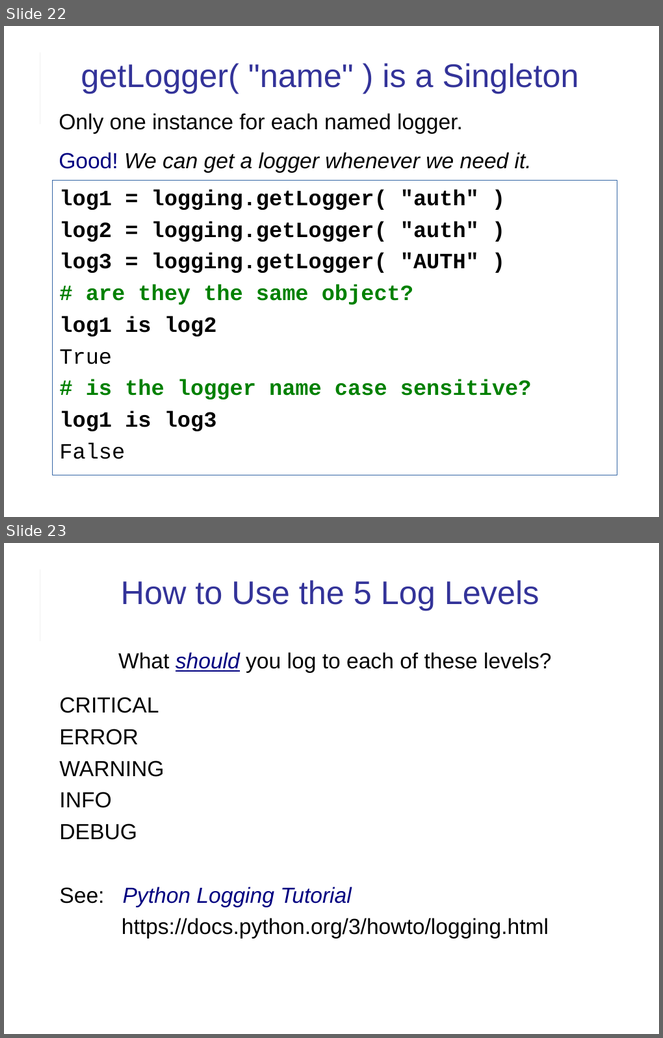
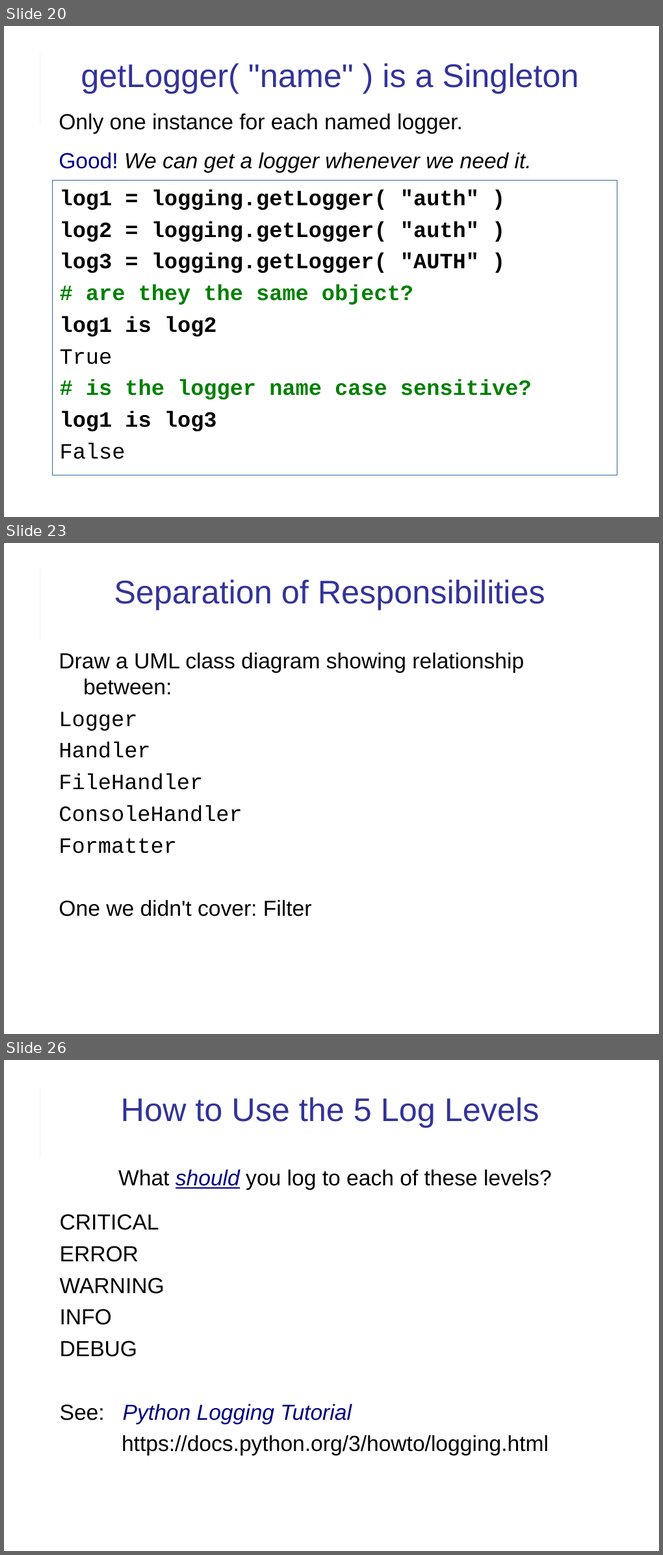
Before and after one commit to cpske/ISP, a slide deck: logging/Logging.ppt. Shown one above the other, each under a label of ours: slides 22 and 23 before the commit, slides 20, 23 and 26 after it; the slides between them are not shown. The pictures are 663x1038 and 663x1555 pixels, drawn with LibreOffice and Linux fonts; fonts in the diff are those of the drawing. Boxes give left, top, right and bottom in pixels: in the first picture for what was removed or moved away, otherwise in the second. Text is boxed around its words. In the diff, an @@ line names an element or a change of style, - is before the commit and + after.

```diff
--- a/logging/Logging.ppt
+++ b/logging/Logging.ppt
@@ slide 23 added at (4,543,659,1034), background #FFFFFF; not listed: 2 template elements that a slide beside it also shows @@
@@ title added at (114,579,545,610), 36 pt, text #333399 @@
+Separation of Responsibilities
@@ text added at (59,652,524,917), 24 pt, text #000000 @@
+Draw a UML class diagram showing relationship between:
+Logger
+Handler
+FileHandler
+ConsoleHandler
+Formatter
+One we didn't cover: Filter
@@ what was slide 22 is now slide 20 @@
@@ what was slide 23 is now slide 26 @@
```
Also in this commit, not shown: 4 slides changed, 4 other slides added, 1 slide removed, 1 other file.
